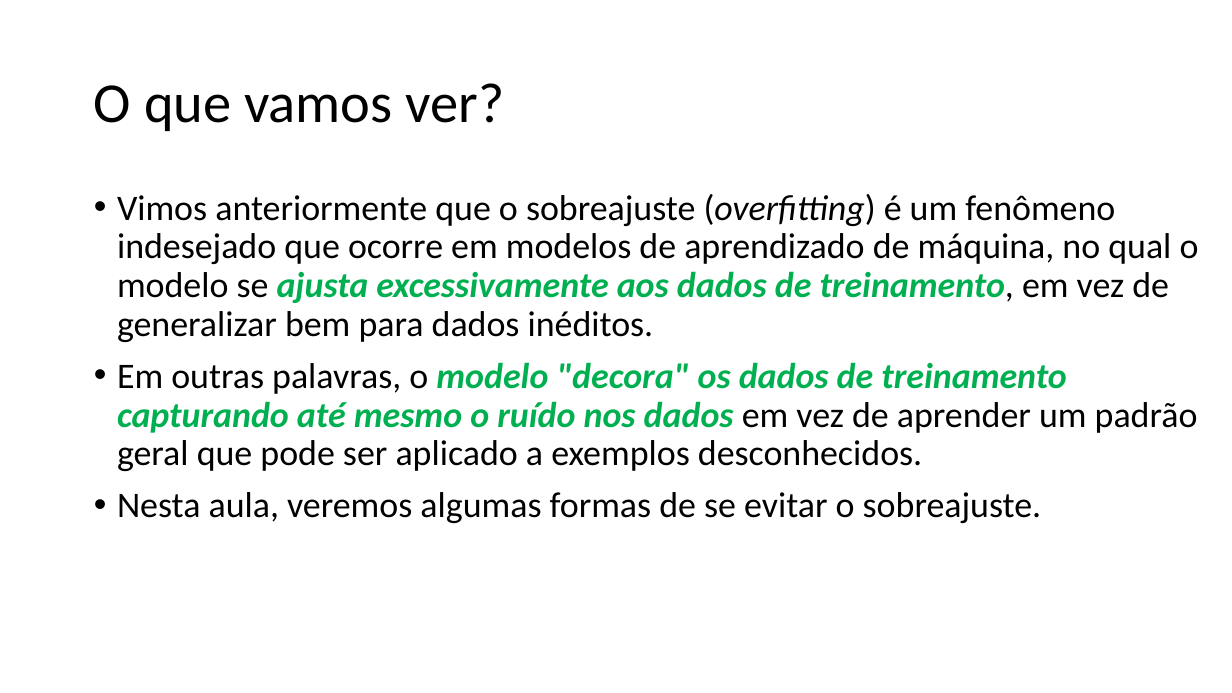
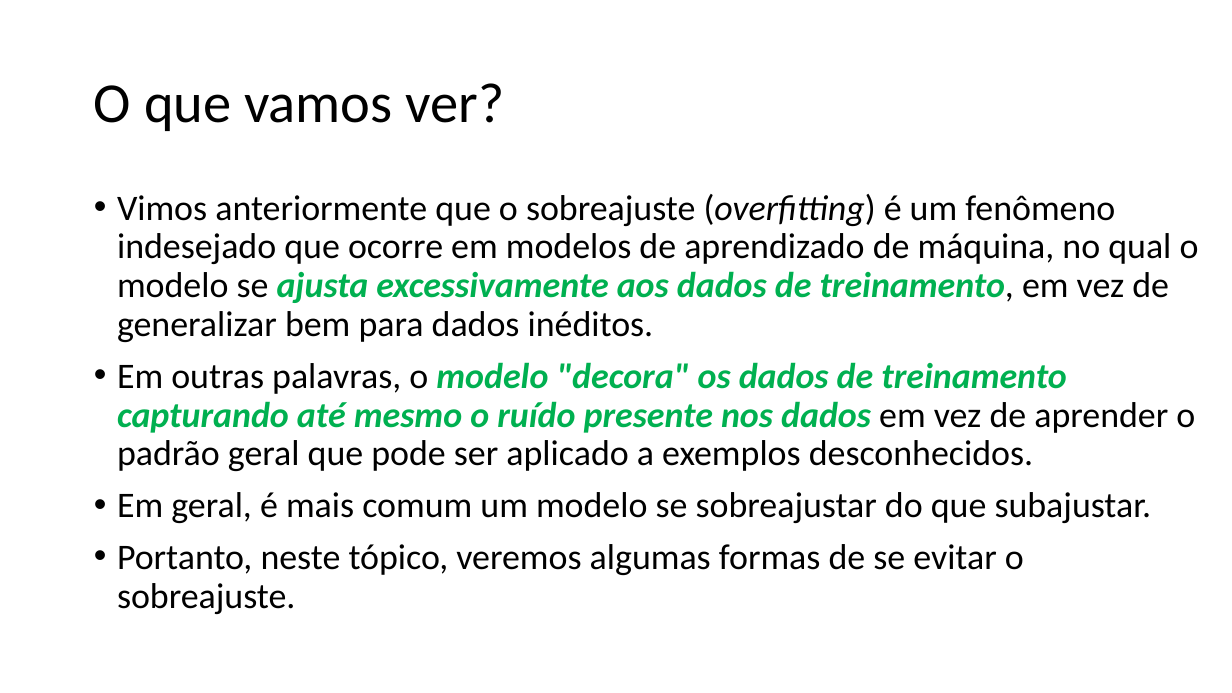
Before and after one commit to zz4fap/tp557-iot-ml, a slide deck: slide 2 of slides/TP557_13_Prevenindo_o_sobreajuste.pptx. Drawn at 1232x693 pixels with LibreOffice and Linux fonts; fonts in the diff are those of the drawing. Boxes give left, top, right and bottom in pixels: in the first picture for what was removed or moved away, otherwise in the second. Text is boxed around its words. In the diff, an @@ line names an element or a change of style, - is before the commit and + after.

```diff
--- a/slides/TP557_13_Prevenindo_o_sobreajuste.pptx
+++ b/slides/TP557_13_Prevenindo_o_sobreajuste.pptx
@@ text at box(117, 362, 1195, 614): text changed @@
-• Em outras palavras, o modelo "decora" os dados de treinamento capturando até mesmo o ruído nos dados em vez de aprender um padrão geral que pode ser aplicado a exemplos desconhecidos.
-• Nesta aula, veremos algumas formas de se evitar o sobreajuste.
+• Em outras palavras, o modelo "decora" os dados de treinamento capturando até mesmo o ruído presente nos dados em vez de aprender o padrão geral que pode ser aplicado a exemplos desconhecidos.
+• Em geral, é mais comum um modelo se sobreajustar do que subajustar.
+• Portanto, neste tópico, veremos algumas formas de se evitar o sobreajuste.
```
Also in this commit, not shown: 4 other slides changed, 9 slides added, 6 other files.
